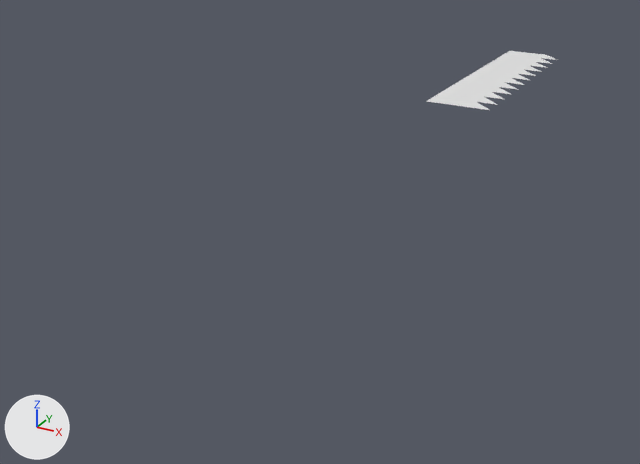
An edit to the OBJ model models/areas/fields_risen/preview_cobble_-2_-4.obj, drawn before and after from the same camera.
Rendered twice from a 50 mm lens placed at (-27.0, 107.0, 11.5), pointed at (-43.2, 136.4, -3.3). Every picture has the same lights, and +X, +Y and +Z are marked at lower left. The older version comes first. Where no turn or scale is listed for an object, it has been applied to the vertices. Vertices at exactly the same position are counted once.

The first picture shows 'preview_cobble_-2_-4'.
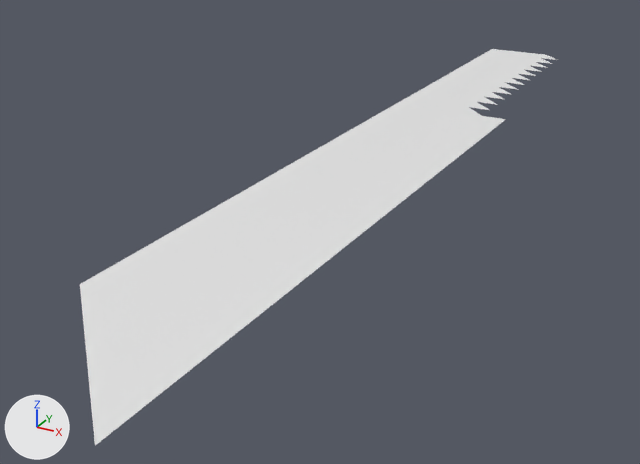
The change, as JSON lines over the scene's bpy script:
```json
{"block": "me_preview_cobble__2__4", "where": "# used by ob_preview_cobble__2__4; location = (0.0, 0.0, 0.0)"}
{"op": "remove", "block": "me_preview_cobble__2__4", "code": "me_preview_cobble__2__4.from_pydata(...)  # 51 vertices, 60 faces; spans x -42.9..-39.6, y 146.7..159.9, z -0.17"}
{"op": "add", "block": "me_preview_cobble__2__4", "code": "me_preview_cobble__2__4.from_pydata(...)  # 120 vertices, 121 faces; spans x -44.0..-38.5, y 118.1..159.9, z -0.18..-0.17"}
{"block": "me_preview_cobble__2__4", "change": "me_preview_cobble__2__4 part 1"}
{"block": "me_preview_cobble__2__4", "change": "10 vertices are added at x -44.0..-38.5, y 123.6..145.6, z -0.17"}
{"block": "me_preview_cobble__2__4", "change": "13 new vertices lie (-1.1, 0.0, 0.0) away from vertices in x -42.9, y 146.7..159.9, z -0.17"}
{"block": "me_preview_cobble__2__4", "change": "5 new vertices lie (5.5, -5.5, 0.0) away from vertices in x -44.0, y 123.6..145.6, z -0.17"}
{"block": "me_preview_cobble__2__4", "change": "40 new faces join them"}
{"block": "me_preview_cobble__2__4", "change": "other edits to the shape of me_preview_cobble__2__4 do not show in these pictures"}
```

Boxes [x1, y1, x2, y2] around the edits, measured in the pictures (640 x 464 px):
```json
{"object": "preview_cobble_-2_-4", "change": "reshaped", "before": [427, 51, 557, 110], "after": [80, 49, 557, 445], "on screen": "265% wider, 562% taller"}
{"part": 1, "of": "me_preview_cobble__2__4", "change": "added", "after": [80, 49, 508, 445]}
```
